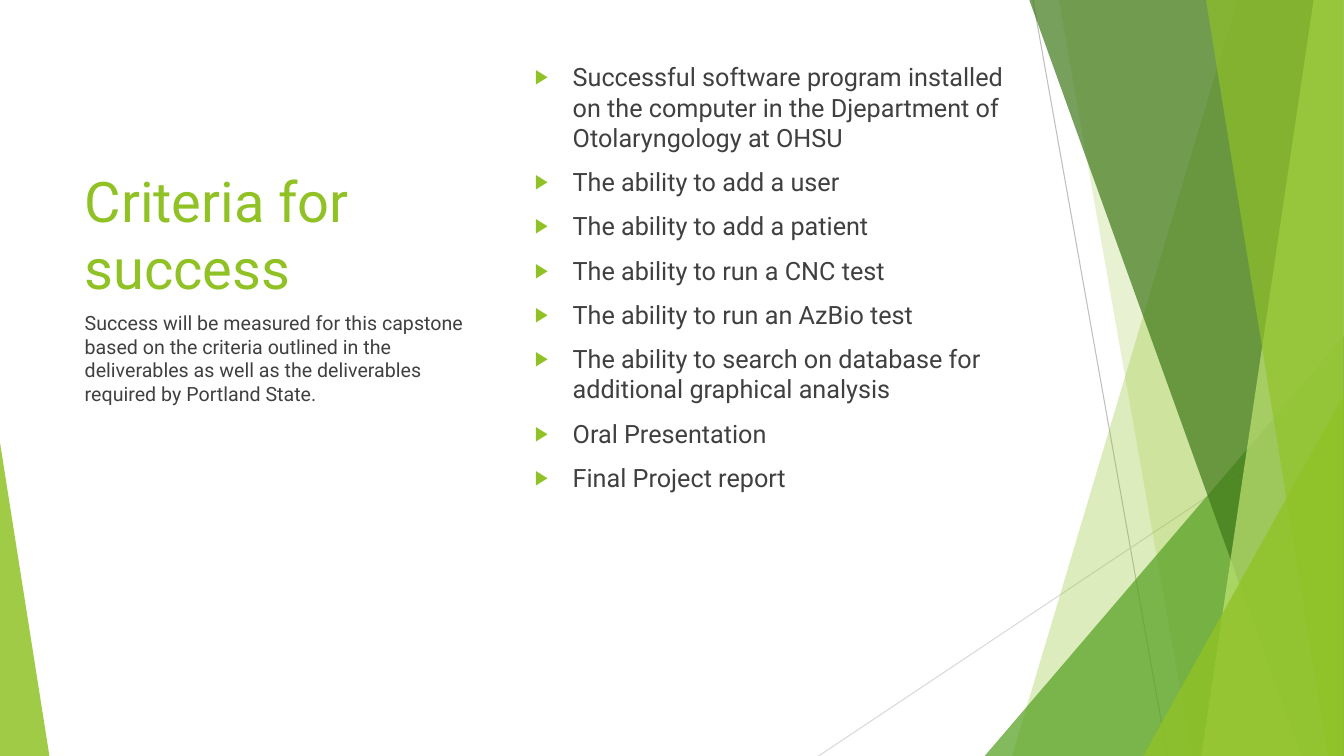
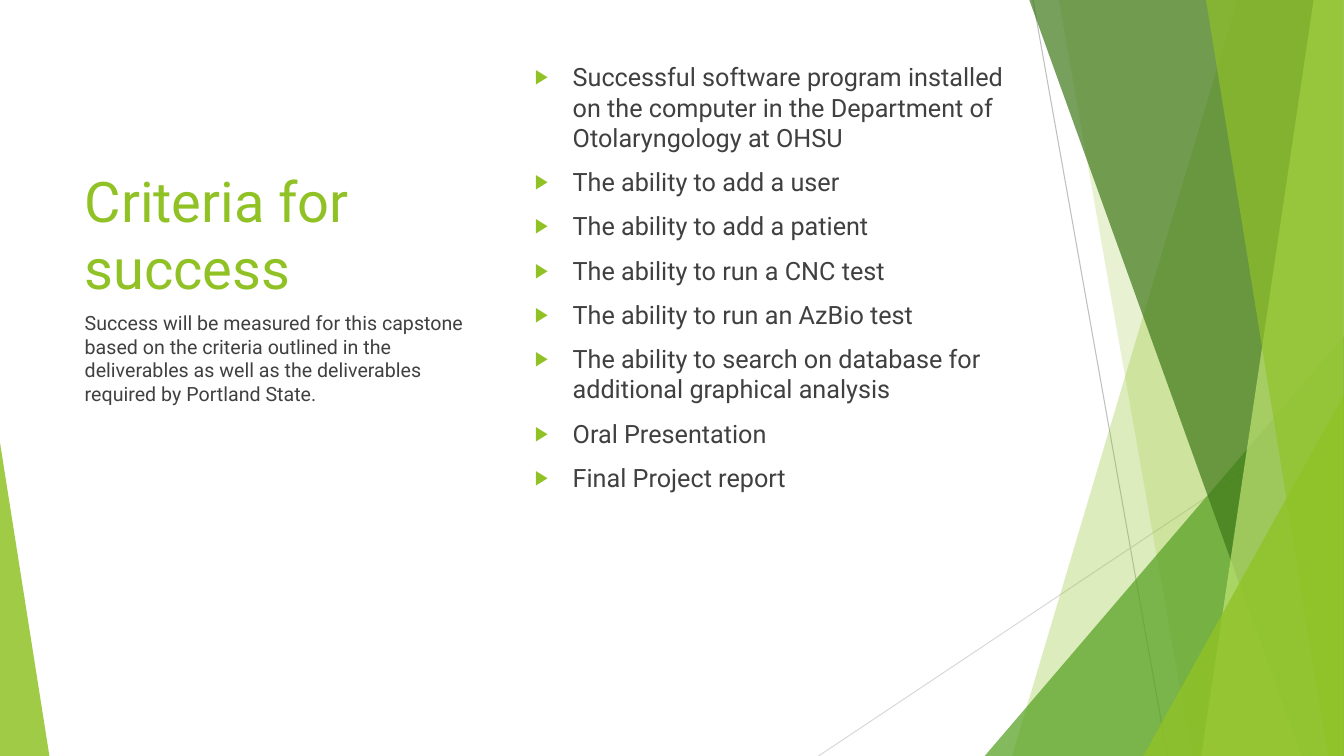
Before and after one commit to djklup/Capstone, a slide deck: slide 8 of TestBuilders.pptx. Drawn at 1344x756 pixels with LibreOffice and Linux fonts; fonts in the diff are those of the drawing. Boxes give left, top, right and bottom in pixels: in the first picture for what was removed or moved away, otherwise in the second. Text is boxed around its words. In the diff, an @@ line names an element or a change of style, - is before the commit and + after.

```diff
--- a/TestBuilders.pptx
+++ b/TestBuilders.pptx
@@ text at (573, 67, 1003, 153): text changed @@
-▶ Successful software program installed on the computer in the Djepartment of Otolaryngology at OHSU
+▶ Successful software program installed on the computer in the Department of Otolaryngology at OHSU
```
Also in this commit, not shown: 1 other slide changed, 2 other files.
